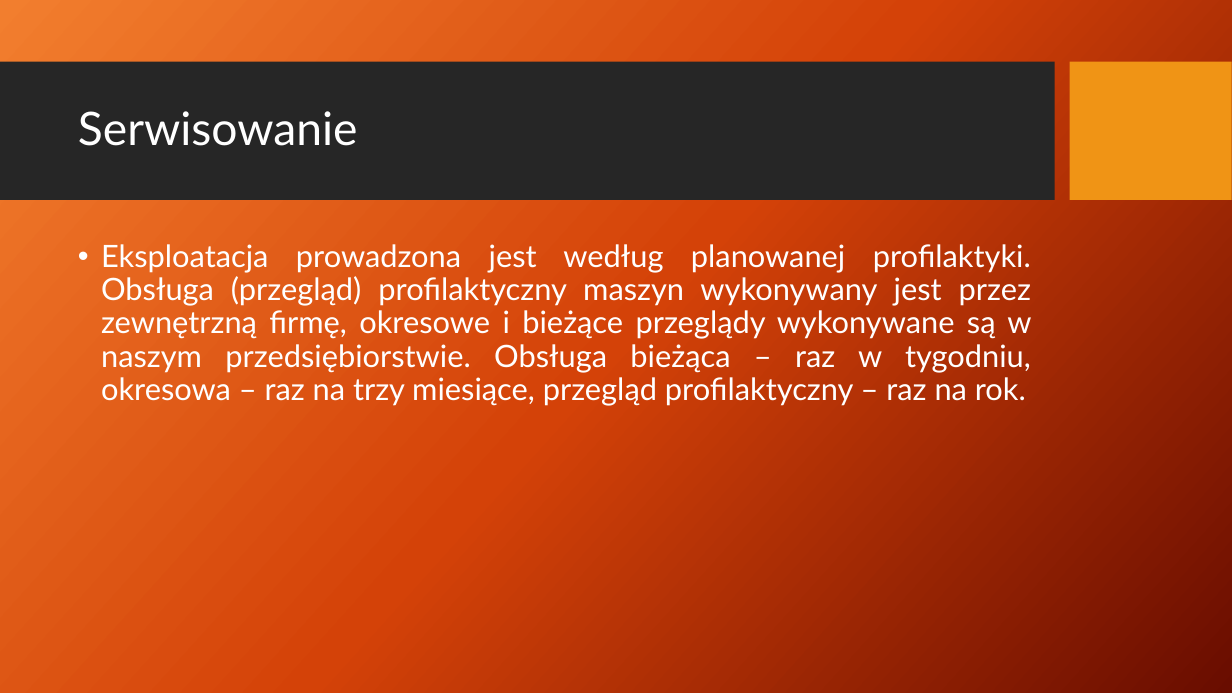
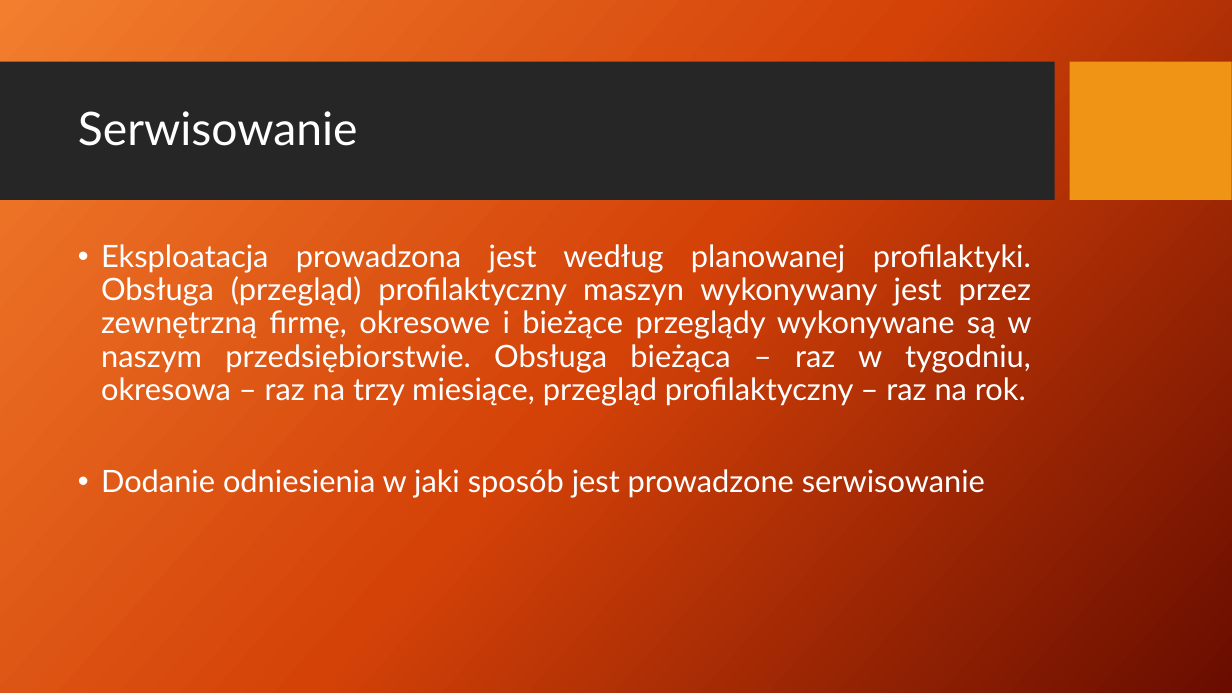
Before and after one commit to rudnickirobert/KWZP2021, a slide deck: slide 11 of Prezentacja_29.04.pptx (slide 9 before the commit). Drawn at 1232x693 pixels with LibreOffice and Linux fonts; fonts in the diff are those of the drawing; background and template pictures are left out. Boxes give left, top, right and bottom in pixels: in the first picture for what was removed or moved away, otherwise in the second. Text is boxed around its words. In the diff, an @@ line names an element or a change of style, - is before the commit and + after.

```diff
--- a/Prezentacja_29.04.pptx
+++ b/Prezentacja_29.04.pptx
@@ text at <box>101,469,985,498</box>: paragraph added @@
+• Dodanie odniesienia w jaki sposób jest prowadzone serwisowanie
```
Also in this commit, not shown: 5 other slides changed, 2 slides added.
